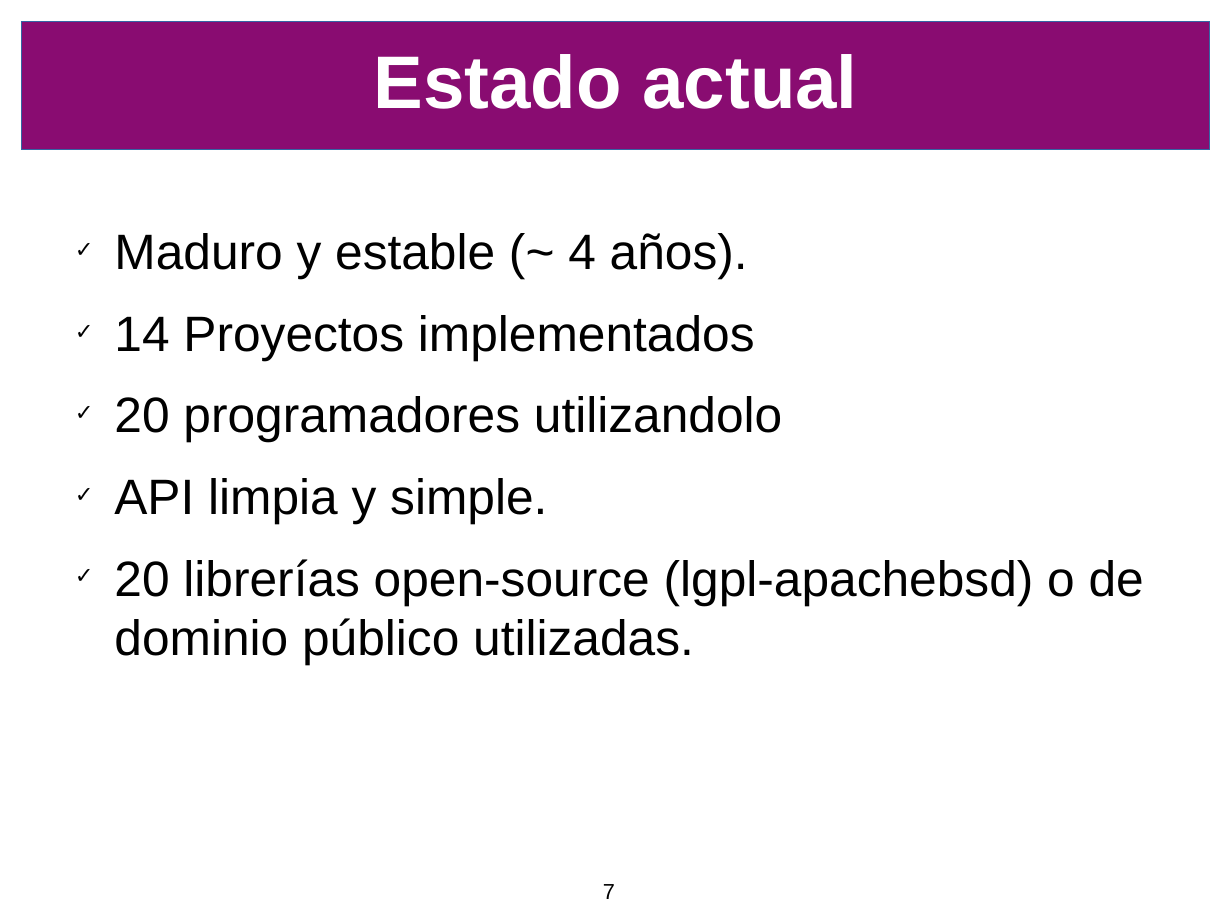
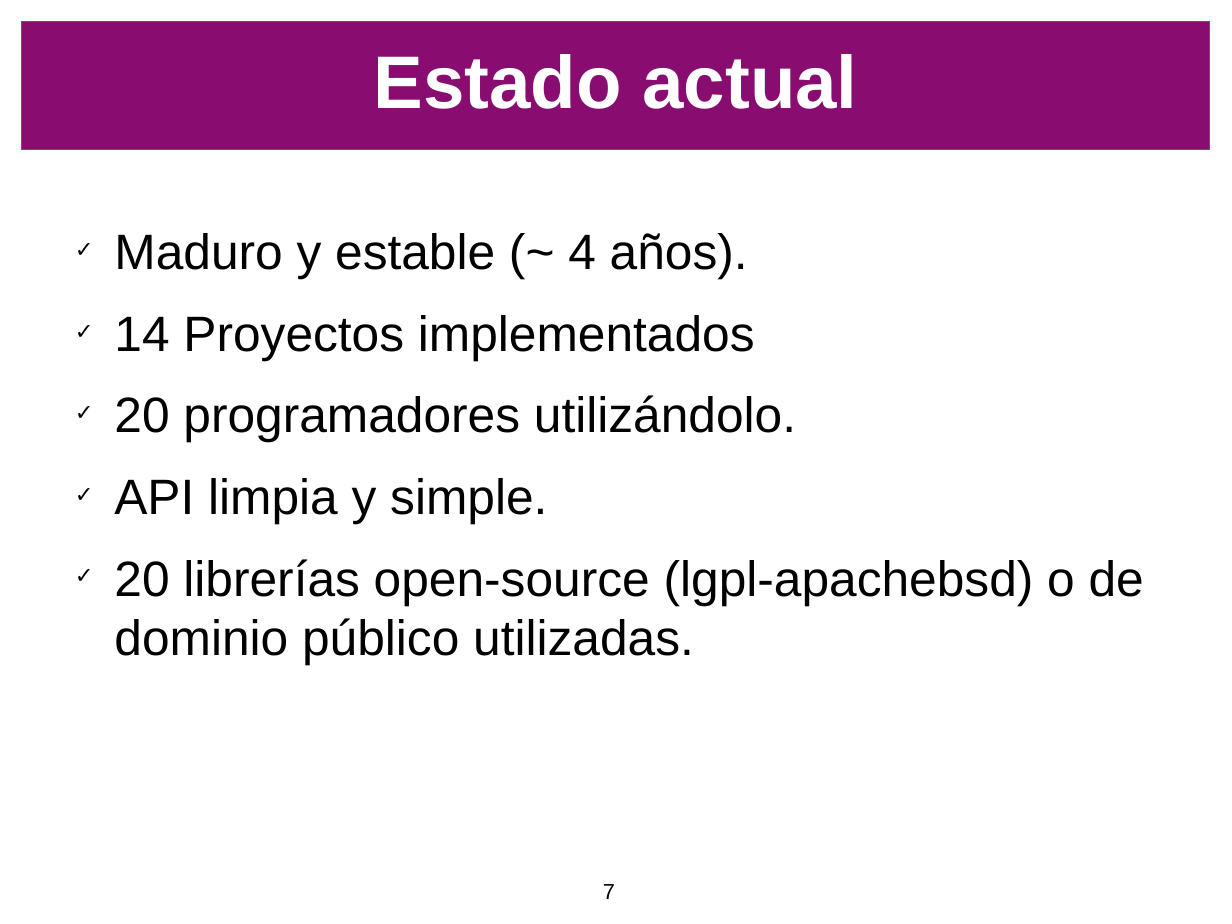
Before and after one commit to SIU-Toba/framework, a slide deck: slide 7 of doc/presentacion/CafeConf2006.odp. Drawn at 1232x924 pixels with LibreOffice and Linux fonts; fonts in the diff are those of the drawing; background and template pictures are left out. Boxes give left, top, right and bottom in pixels: in the first picture for what was removed or moved away, otherwise in the second. Text is boxed around its words. In the diff, an @@ line names an element or a change of style, - is before the commit and + after.

```diff
--- a/doc/presentacion/CafeConf2006.odp
+++ b/doc/presentacion/CafeConf2006.odp
@@ text at bbox=[114, 395, 796, 442]: text changed @@
-✓ 20 programadores utilizandolo
+✓ 20 programadores utilizándolo.
```
Also in this commit, not shown: 13 other slides changed, 4 slides added, 1 slide removed, 2 other files.
